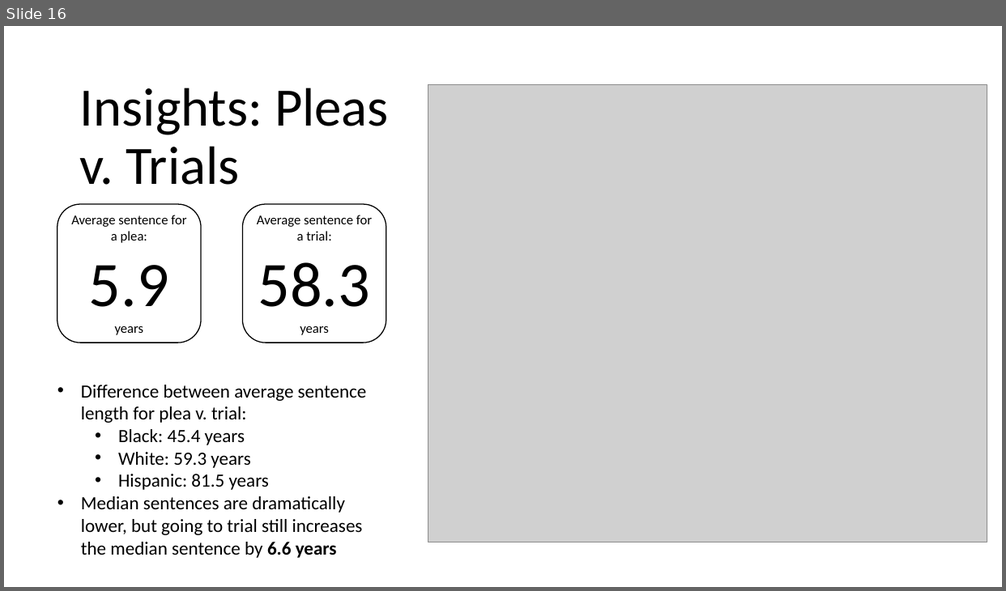
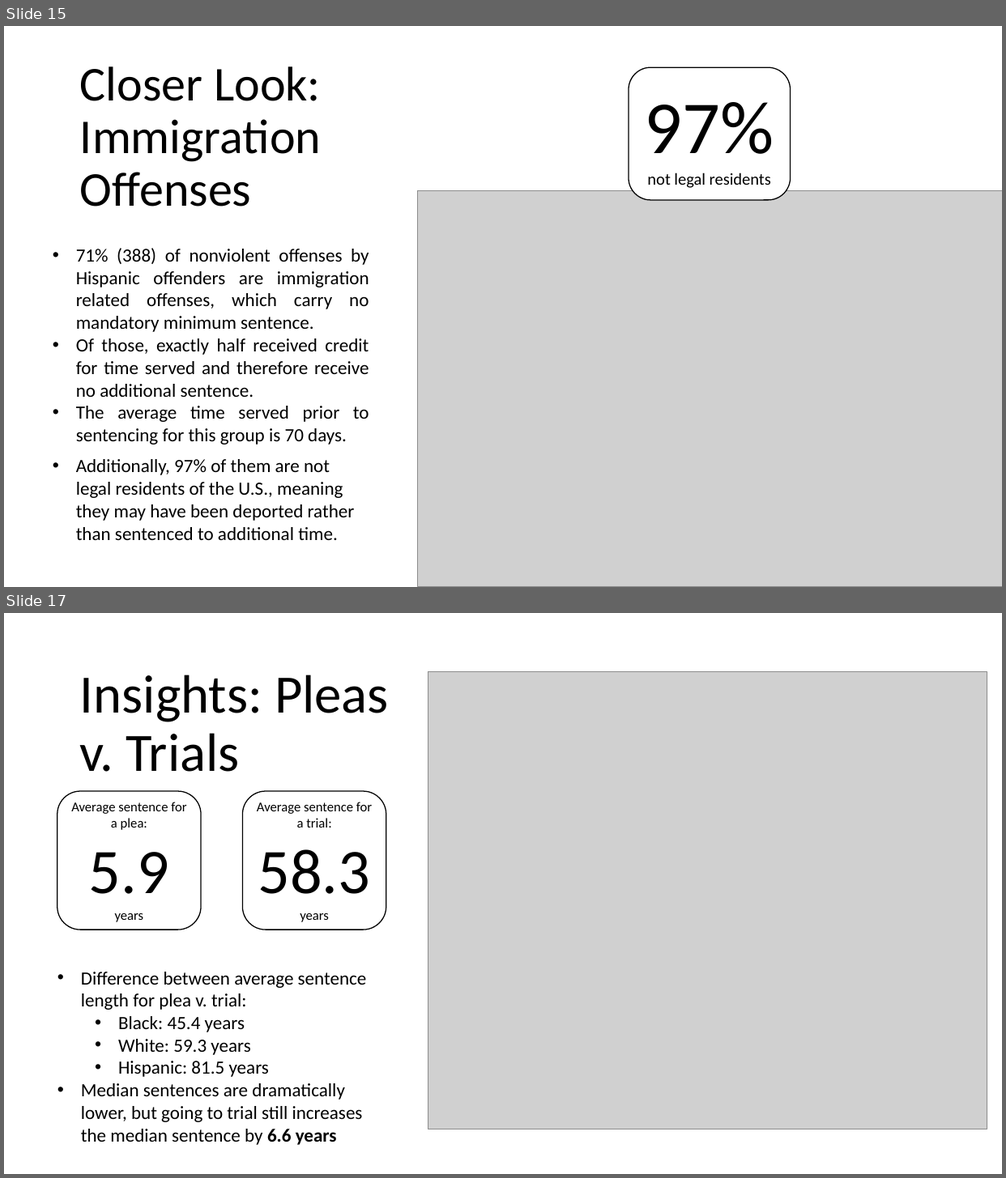
Before and after one commit to jenwhitson/sentencing_project, a slide deck: Presentation.pptx. Shown one above the other, each under a label of ours: slide 16 before the commit, slides 15 and 17 after it; the slides between them are not shown. The pictures are 1006x591 and 1006x1178 pixels, drawn with LibreOffice and Linux fonts; fonts in the diff are those of the drawing; grey boxes stand for pictures. Boxes give left, top, right and bottom in pixels: in the first picture for what was removed or moved away, otherwise in the second. Text is boxed around its words. In the diff, an @@ line names an element or a change of style, - is before the commit and + after.

```diff
--- a/Presentation.pptx
+++ b/Presentation.pptx
@@ slide 15 added at (x1=4, y1=26, x2=1002, y2=587), background #FFFFFF @@
@@ title added at (x1=80, y1=66, x2=321, y2=207), 46.8 pt, text #000000 @@
+Closer Look: Immigration Offenses
@@ rounded rectangle added at (x1=629, y1=67, x2=790, y2=199), fill #FFFFFF, outline #000000 1 pt, 16 pt, text #000000 @@
+97%
+not legal residents
@@ picture added at (x1=418, y1=191, x2=1002, y2=587) @@
@@ text added at (x1=76, y1=248, x2=369, y2=332), 18 pt, text #000000 @@
+• 71% (388) of nonviolent offenses by Hispanic offenders are immigration related offenses, which carry no mandatory minimum sentence.
@@ text added at (x1=76, y1=339, x2=369, y2=445), 18 pt, text #000000 @@
+• Of those, exactly half received credit for time served and therefore receive no additional sentence.
+• The average time served prior to sentencing for this group is 70 days.
@@ text added at (x1=76, y1=459, x2=355, y2=540), 18 pt, text #000000 @@
+• Additionally, 97% of them are not legal residents of the U.S., meaning they may have been deported rather than sentenced to additional time.
@@ what was slide 16 is now slide 17 @@
```
Also in this commit, not shown: 14 slides changed.
